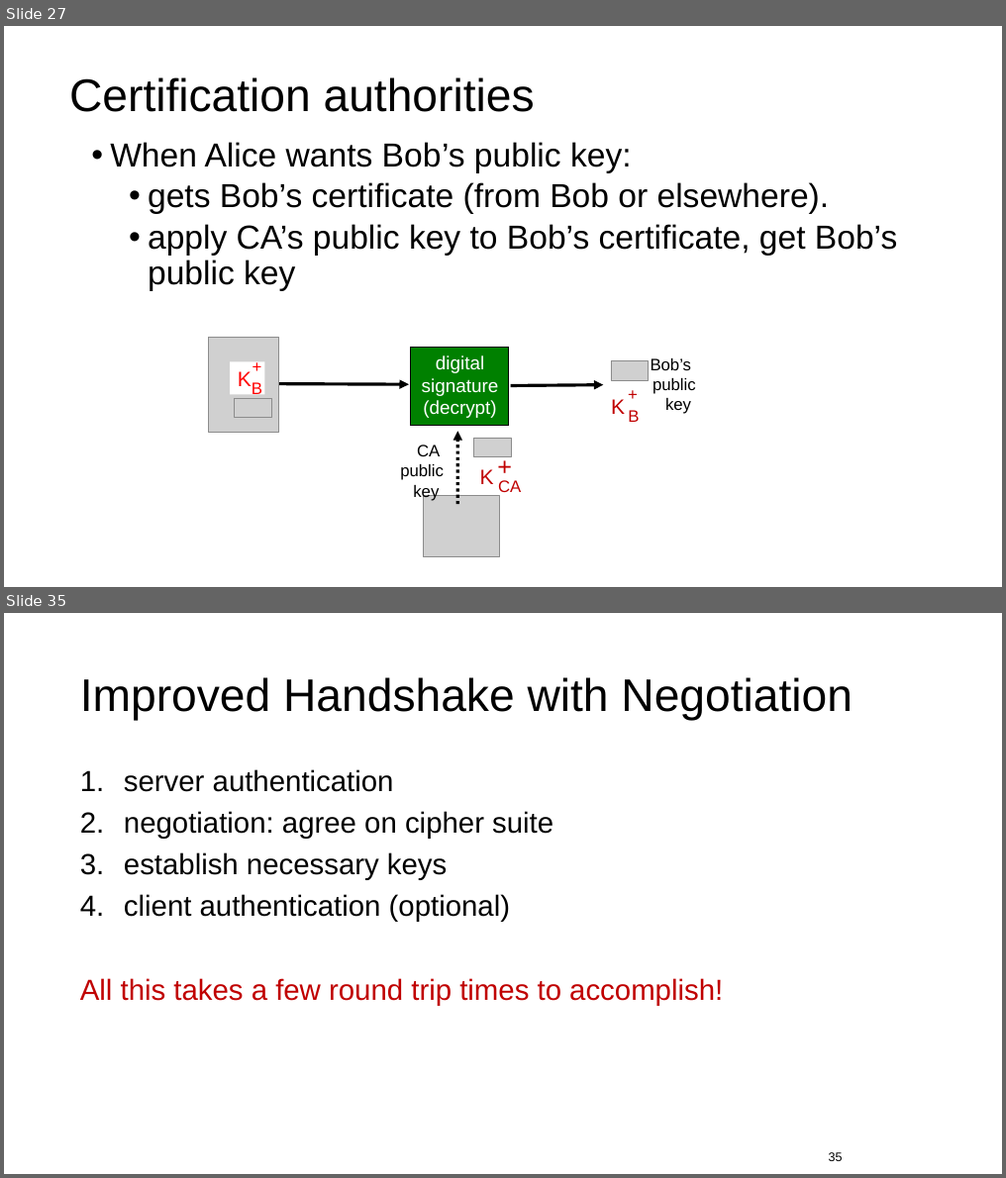
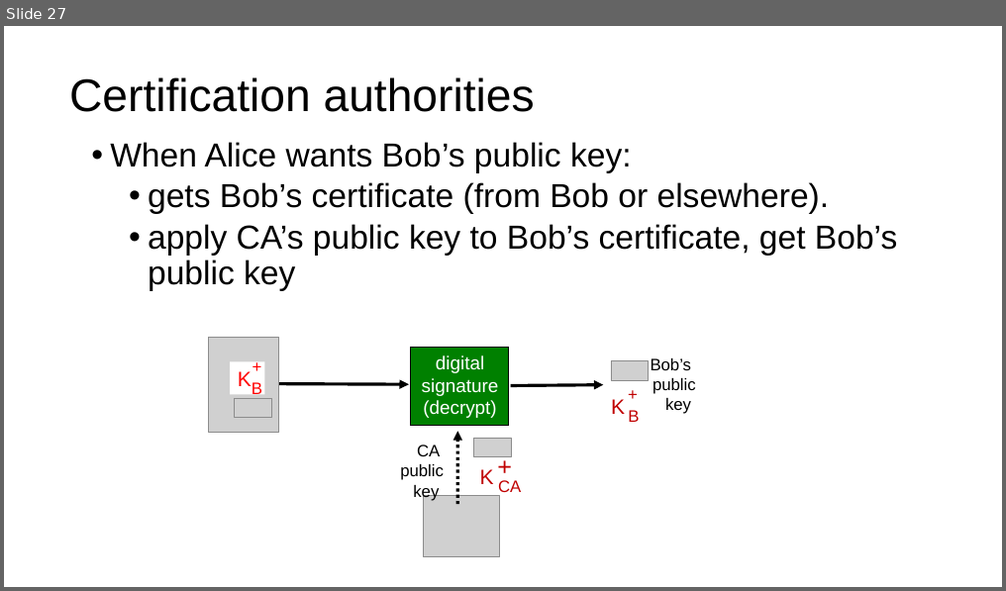
Before and after one commit to ngsrinivas/coursegen, a slide deck: ex/552-F19/lectures/12-transport-security.pptx. Shown one above the other, each under a label of ours: slides 27 and 35 before the commit, slide 27 after it; the slides between them are not shown. The pictures are 1006x1178 and 1006x591 pixels, drawn with LibreOffice and Linux fonts; fonts in the diff are those of the drawing; grey boxes stand for pictures. Boxes give left, top, right and bottom in pixels: in the first picture for what was removed or moved away, otherwise in the second. Text is boxed around its words. In the diff, an @@ line names an element or a change of style, - is before the commit and + after.

```diff
--- a/ex/552-F19/lectures/12-transport-security.pptx
+++ b/ex/552-F19/lectures/12-transport-security.pptx
@@ slide 35 removed at bbox=[4, 613, 1002, 1174], background #FFFFFF @@
@@ title removed at bbox=[80, 677, 852, 721] @@
-Improved Handshake with Negotiation
@@ text removed at bbox=[80, 769, 723, 1006] @@
-1. server authentication
-2. negotiation: agree on cipher suite
-3. establish necessary keys
-4. client authentication (optional)
-All this takes a few round trip times to accomplish!
@@ page number removed at bbox=[829, 1153, 843, 1161] @@
-35
```
Also in this commit, not shown: 1 slide changed, 12 other slides removed, 4 other files.
